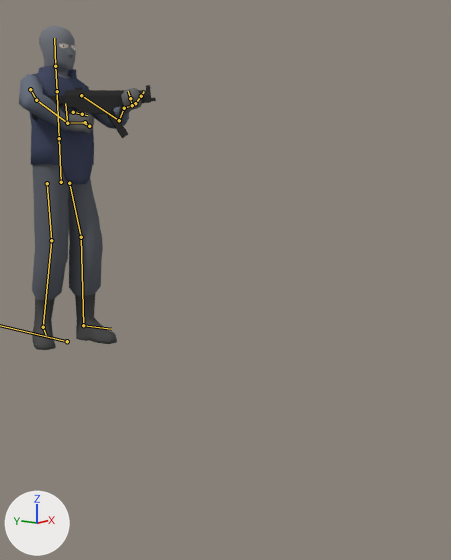
The Blender file Assets/Sprites/MainPlayer.blend as it was, and as the next commit left it.
Before and after are seen from a camera (50 mm lens) standing at (-2.39, -2.88, 0.99) and looking at (0.04, -1.13, 0.47). The axes (+X, +Y, +Z) are drawn at lower left. The lights are the same throughout. The bones that bend it are drawn over the model as lines.

In view in the first picture: 'Body', 'Head', 'Limbs', 'MP5A3'.
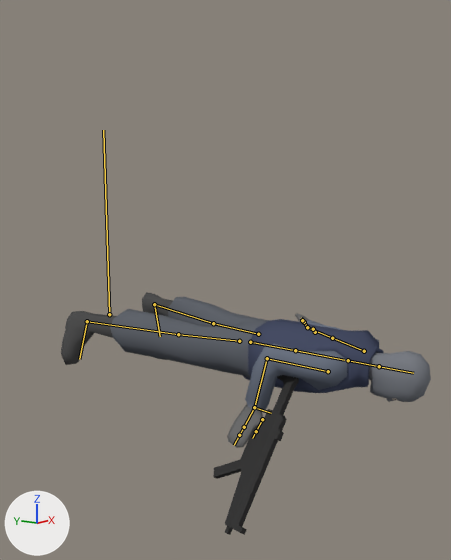
The newer file adds an action. The first version stands in its rest pose; the second is drawn at frame 190 of the action 'MD2'.

Location of each change, (x1, y1, x2, y2) in pixels of the pictures (451 x 560 px):
'Limbs', posed (157% wider, 43% shorter)
    before: (19, 74, 142, 350)
    after: (61, 292, 379, 448)
'Body', posed
    before: (29, 66, 94, 184)
    after: (244, 319, 383, 393)
'MP5A3', posed (30% narrower, 198% taller)
    before: (32, 85, 156, 138)
    after: (213, 375, 299, 535)
'Head', posed
    before: (39, 26, 76, 78)
    after: (369, 351, 431, 402)
bone 'Upperarm.l', root to tip
    before: (81, 95) to (119, 120)
    after: (364, 351) to (332, 338)
bone 'Forearm.l', root to tip
    before: (119, 120) to (124, 108)
    after: (332, 338) to (307, 327)
bone 'Thumb.a.l', root to tip
    before: (135, 103) to (141, 96)
    after: (315, 332) to (313, 329)
bone 'Finger.a.l', root to tip
    before: (132, 105) to (130, 98)
    after: (304, 322) to (302, 320)
bone 'Finger.b.l', root to tip
    before: (130, 98) to (128, 91)
    after: (302, 320) to (301, 318)
bone 'Upperarm.r', root to tip
    before: (30, 89) to (36, 100)
    after: (328, 371) to (267, 358)
bone 'Forearm.r', root to tip
    before: (36, 100) to (67, 123)
    after: (267, 358) to (254, 407)
bone 'Palm.r', root to tip
    before: (67, 123) to (85, 122)
    after: (254, 407) to (244, 427)
bone 'Thumb.a.r', root to tip
    before: (73, 112) to (82, 114)
    after: (262, 419) to (256, 431)
bone 'Finger.a.r', root to tip
    before: (85, 122) to (89, 126)
    after: (244, 427) to (239, 435)
bone 'Finger.b.r', root to tip
    before: (89, 126) to (82, 122)
    after: (239, 435) to (234, 445)
bone 'Thigh.l', root to tip
    before: (69, 183) to (81, 237)
    after: (258, 334) to (213, 323)
bone 'Calf.l', root to tip
    before: (81, 237) to (83, 325)
    after: (213, 323) to (154, 304)
bone 'Thigh.r', root to tip
    before: (47, 183) to (51, 240)
    after: (239, 341) to (178, 334)
bone 'Calf.r', root to tip
    before: (51, 240) to (43, 327)
    after: (178, 334) to (87, 321)

What the commit changed:
Bone 'Root' (bone_root) moves from (0.0, 0.0, -0.01) to (0.0, -0.369, 0.205).
Bone 'Root' (bone_root) turns from (0, 0, 0) to (90, 0, 0) degrees about its own x, y and z.
Bone 'Upperarm.l' (bone_upperarm_l) turns from (-43, -38, -9) to (-60, 0, 0) degrees about its own x, y and z.
Bone 'Forearm.l' (bone_forearm_l) turns from (-69, -51, -33) to (0, 0, 0) degrees about its own x, y and z.
Bone 'Thumb.a.l' (bone_thumb_a_l) turns from (-36, 28, -51) to (0, 0, 0) degrees about its own x, y and z.
Bone 'Finger.a.l' (bone_finger_a_l) turns from (-73, -5, 15) to (0, 0, 0) degrees about its own x, y and z.
Bone 'Finger.b.l' (bone_finger_b_l) turns from (-36, 0, 0) to (0, 0, 0) degrees about its own x, y and z.
Bone 'Upperarm.r' (bone_upperarm_r) turns from (-23, -35, 73) to (-59, -13, 0) degrees about its own x, y and z.
Bone 'Forearm.r' (bone_forearm_r) turns from (-1, 12, 111) to (-1, 11, 89) degrees about its own x, y and z.
Bone 'Palm.r' (bone_palm_r) turns from (65, 33, 22) to (47, 28, 13) degrees about its own x, y and z.
Bone 'Thumb.a.r' (bone_thumb_a_r) turns from (-47, -42, 32) to (0, 0, 0) degrees about its own x, y and z.
Bone 'Finger.a.r' (bone_finger_a_r) turns from (-50, -6, -17) to (0, 0, 0) degrees about its own x, y and z.
Bone 'Finger.b.r' (bone_finger_b_r) turns from (-110, 22, 13) to (0, 0, 0) degrees about its own x, y and z.
Bone 'Thigh.l' (bone_thigh_l) turns from (0, 0, -15) to (12, 0, 0) degrees about its own x, y and z.
Bone 'Calf.l' (bone_calf_l) turns from (-15, 0, 0) to (0, 0, 0) degrees about its own x, y and z.
Bone 'Thigh.r' (bone_thigh_r) turns from (0, 0, 0) to (12, 0, 0) degrees about its own x, y and z.
Bone 'Calf.r' (bone_calf_r) turns from (-10, 0, 0) to (0, 0, 0) degrees about its own x, y and z.
